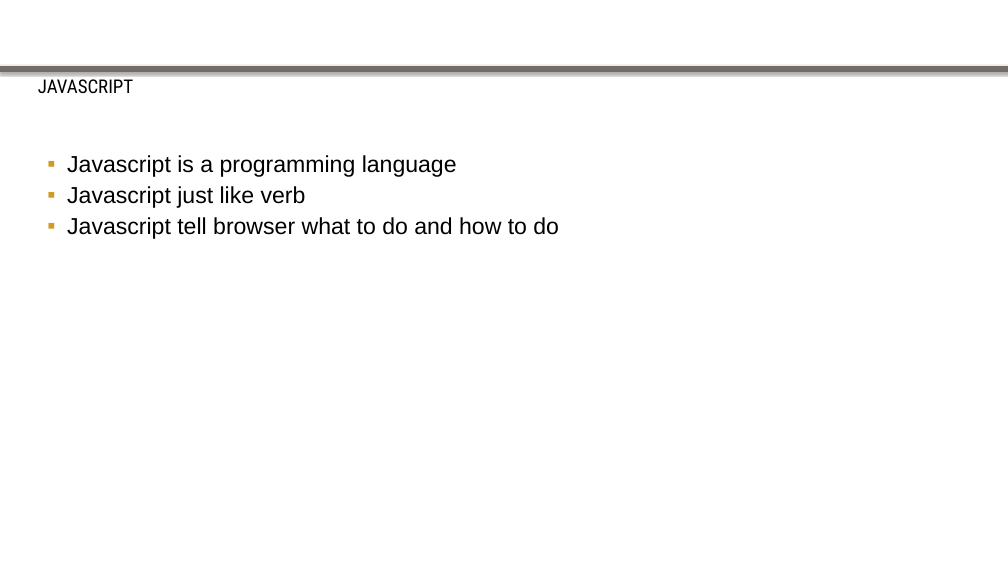
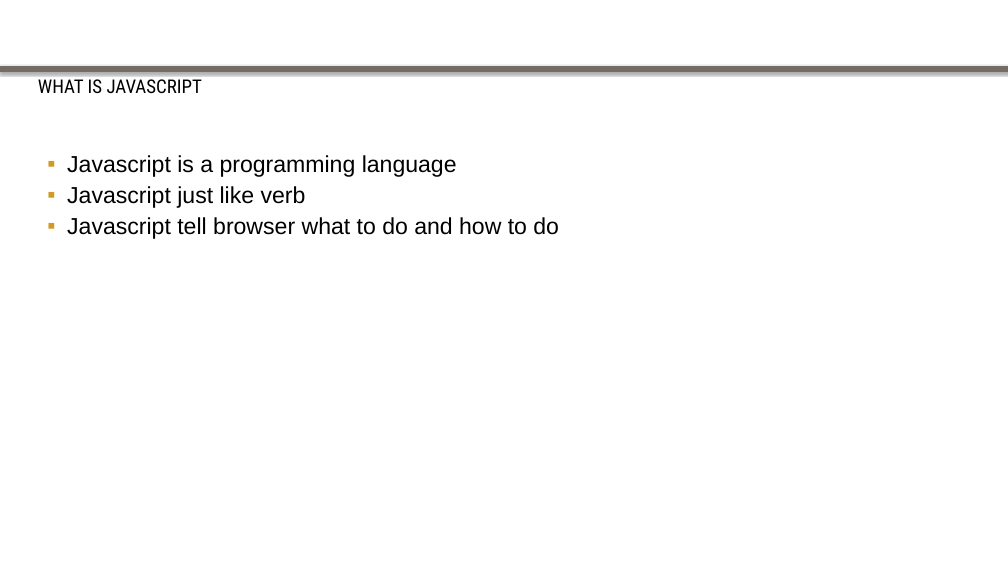
Before and after one commit to goldironhack/2017-Purdue-IronHack-Tutorials, a slide deck: slide 3 of session2/Javascript & jQuery.pptx. Drawn at 1008x567 pixels with LibreOffice and Linux fonts; fonts in the diff are those of the drawing; background and template pictures are left out. Boxes give left, top, right and bottom in pixels: in the first picture for what was removed or moved away, otherwise in the second. Text is boxed around its words. In the diff, an @@ line names an element or a change of style, - is before the commit and + after.

```diff
--- a/session2/Javascript & jQuery.pptx
+++ b/session2/Javascript & jQuery.pptx
@@ text at bbox=[38, 75, 202, 94]: text changed @@
-JAVASCRIPT
+WHAT IS JAVASCRIPT
```
Also in this commit, not shown: 8 other slides changed.
